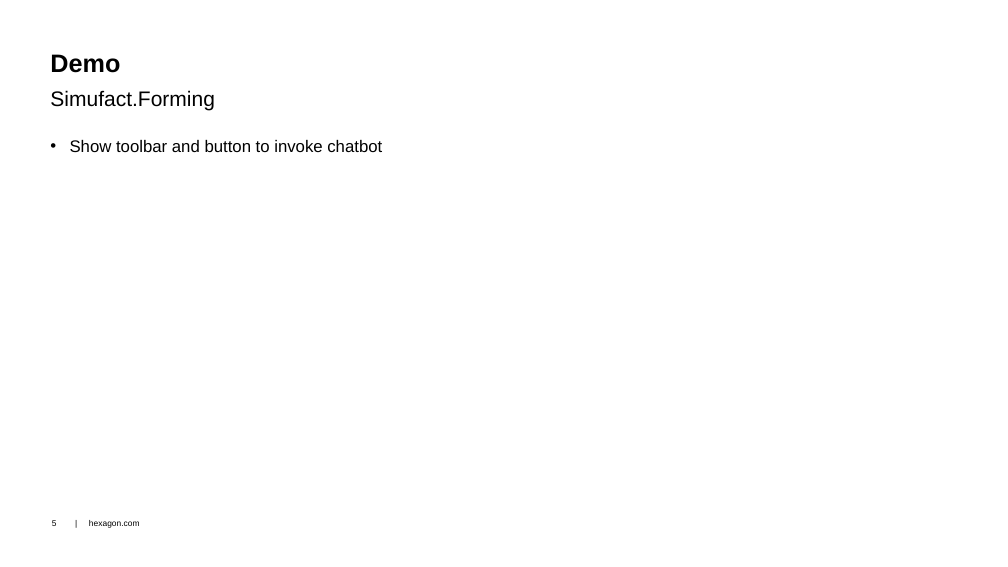
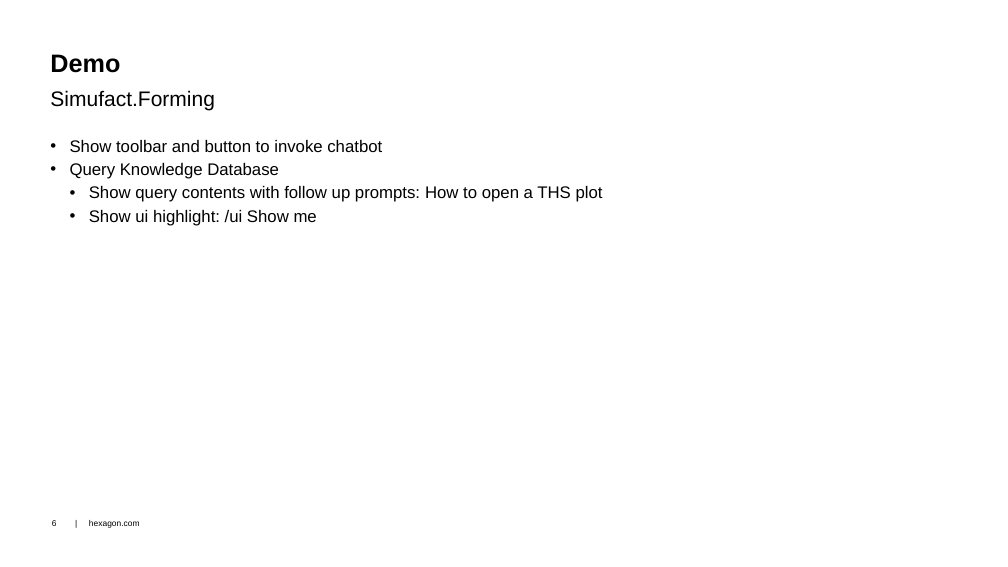
Before and after one commit to dongzgh/protos-vmccopilot, a slide deck: slide 6 of docs/VMC Hackathon 2024 - VMC.Chatbot - Demo.pptx (slide 5 before the commit). Drawn at 1008x567 pixels with LibreOffice and Linux fonts; fonts in the diff are those of the drawing; background and template pictures are left out. Boxes give left, top, right and bottom in pixels: in the first picture for what was removed or moved away, otherwise in the second. Text is boxed around its words. In the diff, an @@ line names an element or a change of style, - is before the commit and + after.

```diff
--- a/docs/VMC Hackathon 2024 - VMC.Chatbot - Demo.pptx
+++ b/docs/VMC Hackathon 2024 - VMC.Chatbot - Demo.pptx
@@ text at [70,163,603,226]: paragraphs added @@
+• Query Knowledge Database
+  • Show query contents with follow up prompts: How to open a THS plot
+  • Show ui highlight: /ui Show me
```
Also in this commit, not shown: 6 other slides changed, 1 slide added, 2 slides removed, 1 other file.
